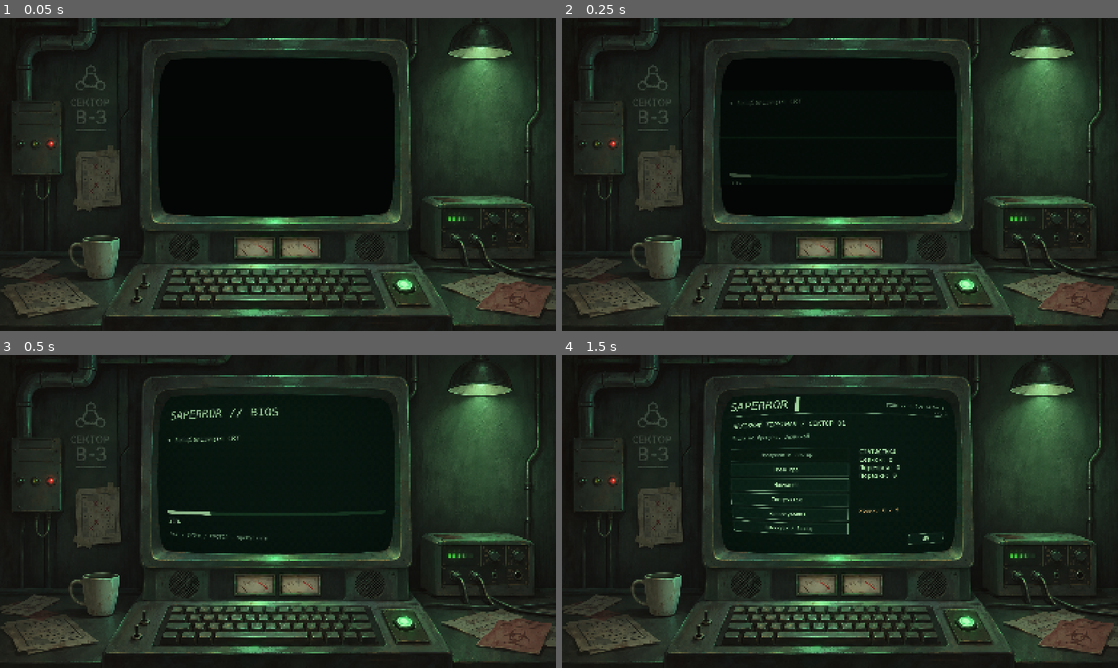
Above: before the commit, frames 1-4 (two rows, left to right).
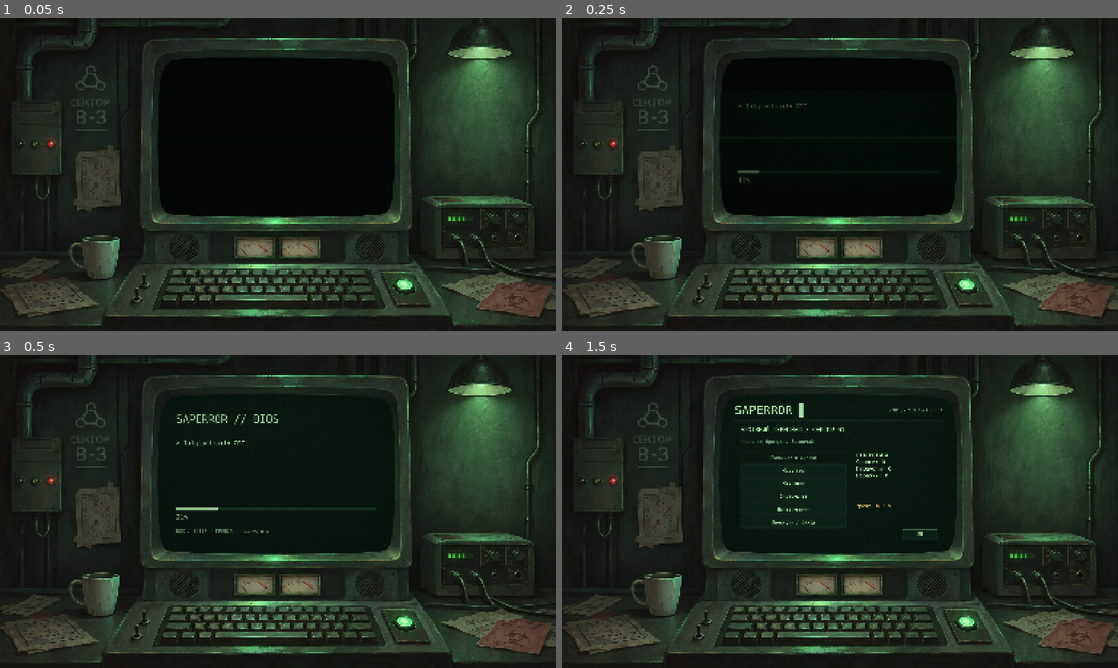
Above: after the commit, the same moments.

Repository: mazerfaker/SAPERROR
Game: Godot game, scene res://scenes/game/gameplay.tscn
Same seed, same stepped clock (60 frames per second), same inputs: the game is played once before the commit and once after it.
Inputs (mouse positions are in pixels of both pictures, inside the frame that each line leads up to):
- Up to frame 1 (0.05 s): no input
- Up to frame 2 (0.25 s): no input
- Up to frame 3 (0.5 s): no input
- Up to frame 4 (1.5 s): tap Enter at 0.5, 0.6 s; move the mouse to (962, 495) at 0.52 s; click (962, 495) at 0.67 s; tap Space at 0.77, 1.25 s; move the mouse to (728, 527) at 1.27 s; tap F at 1.35 s; click (728, 527) at 1.42 s

The runs differ from the first frame. In frame 2, 0.2% of the frame differs, in the area x 30-44%, y 26-54%; in frame 3, 1.3%; in frame 4, 1.9%, in the area x 30-70%, y 13-61%.

Commit message:
fix: make CRT strictly fixed-projection post-processing without UI distortion

Diff:
--- a/assets/shaders/crt.gdshader
+++ b/assets/shaders/crt.gdshader
@@ -1,7 +1,7 @@
 shader_type canvas_item;
 render_mode unshaded;
 uniform vec2 contour[21];
-uniform float curvature : hint_range(0.0, 0.18) = 0.096;
+uniform float glass = 1.0;
 uniform float strength : hint_range(0.0, 1.0) = 0.6;
 uniform float fault : hint_range(0.0, 1.0) = 0.0;
 uniform float motion = 1.0;
@@ -23,7 +23,7 @@
 	}
 	return inside ? smoothstep(0.0,0.0032,distance_to_edge) : 0.0;
 }
-// The primary sample is identical to Geometry.warp(). Never displace hit targets.
+// CRT is color-only post-processing. Primary texture coordinates are always UV.
 float bayer4(vec2 pixel) {
 	vec2 p = mod(floor(pixel),4.0);
 	vec2 low = mod(p,2.0);
@@ -42,10 +42,9 @@
 void fragment() {
 	vec2 p = UV*2.0-1.0;
 	float r2 = dot(p,p);
-	// Normalized barrel transform stays inside the source rectangle.
-	vec2 uv = (p*(1.0+curvature*r2)/(1.0+2.0*curvature)+1.0)*0.5;
-	vec2 q = clamp(uv,vec2(0.0),vec2(1.0));
-	vec3 base = texture(TEXTURE,q).rgb;
+	// Fixed raster projection: no curvature, zoom, resampling transform or displacement.
+	vec2 q = UV;
+	vec3 base = texture(TEXTURE,UV).rgb;
 	vec3 rgb = base;
 	vec2 pixel = UV*vec2(713.0,481.0);
 	float t = TIME*motion;
@@ -64,10 +63,10 @@
 		// Color-preserving bloom; red and amber warnings remain distinct.
 		vec3 glow = max(near_halo-base,vec3(0.0))*0.48 + max(far_halo-base,vec3(0.0))*0.26;
 		vec3 graded = base*1.08+glow;
-		float scan = 0.84+0.16*periodic_mask(pixel.y,3.0);
+		float scan = 0.88+0.12*periodic_mask(pixel.y,3.0);
 		float grille = 0.97+0.03*periodic_mask(pixel.x,3.0);
 		graded *= scan*grille;
-		float vignette = 1.0-0.30*smoothstep(0.12,1.8,r2);
+		float vignette = 1.0-glass*0.20*smoothstep(0.12,1.8,r2);
 		graded *= vignette;
 		// Coarse phosphor quantization / ordered dither, not animated white noise.
 		float dither = bayer4(pixel);
@@ -75,9 +74,10 @@
 		float grain = hash(floor(pixel)+floor(t*18.0))-0.5;
 		graded += grain*0.012;
 		// Soft glass reflection and black-level lift; no changes to approved art.
-		float reflection = exp(-pow((p.x+0.48)*0.85,2.0)-pow((p.y+0.72)*2.5,2.0));
-		graded += vec3(0.009,0.025,0.015)*reflection;
-		graded += vec3(0.004,0.013,0.008)*(1.0-0.45*clamp(r2,0.0,1.0));
+		vec2 reflection_pos = (p+vec2(0.48,0.72))*vec2(0.85,2.5);
+		float reflection = exp(-dot(reflection_pos,reflection_pos));
+		graded += glass*vec3(0.009,0.025,0.015)*reflection;
+		graded += glass*vec3(0.004,0.013,0.008)*(1.0-0.45*clamp(r2,0.0,1.0));
 		float tear = step(0.96,hash(vec2(floor(pixel.y/4.0),floor(t*8.0))))*fault*motion;
 		graded += vec3(0.07,0.025,0.012)*tear;
 		graded += vec3(0.07,0.008,0.004)*fault;
--- a/project.godot
+++ b/project.godot
@@ -1,7 +1,7 @@
 config_version=5
 [application]
 config/name="SAPERROR"
-config/version="0.3.0-alpha.1-crt.1"
+config/version="0.3.0-alpha.1-crt.2"
 run/main_scene="res://scenes/game/gameplay.tscn"
 config/features=PackedStringArray("4.7", "GL Compatibility")
 [display]
--- a/scripts/ui/crt_geometry.gd
+++ b/scripts/ui/crt_geometry.gd
@@ -6,9 +6,6 @@
 const GAME_GRID_AREA := Vector2(648, 608)
 const GAME_GRID_CENTER := Vector2(713, 484)
 const GAME_CELL_GAP := 4
-const MAX_CURVATURE: float = 0.16
-static func curvature_for(strength: float, enabled: bool) -> float:
-	return MAX_CURVATURE*clampf(strength,0.0,1.0) if enabled else 0.0
 const CONTOUR := [Vector2(514,125),Vector2(624,119),Vector2(1000,120),Vector2(1144,130),Vector2(1168,145),Vector2(1181, …(266 unchanged characters)…
 static func mask_points() -> PackedVector2Array:
 	var points := PackedVector2Array()
@@ -17,11 +14,8 @@
 static func fit(window: Vector2) -> Rect2:
 	var factor: float = minf(window.x / CANVAS.x, window.y / CANVAS.y)
 	return Rect2((window - CANVAS * factor) * 0.5, CANVAS * factor)
-static func warp(uv: Vector2, curvature: float) -> Vector2:
-	var p: Vector2 = uv * 2.0 - Vector2.ONE
-	return (p * (1.0 + curvature * p.dot(p)) / (1.0 + 2.0*curvature) + Vector2.ONE) * 0.5
-static func to_raster(local: Vector2, curvature: float) -> Vector2:
-	return warp(local / SCREEN.size, curvature) * Vector2(RASTER)
+static func to_raster(local: Vector2) -> Vector2:
+	return local / SCREEN.size * Vector2(RASTER)
 static func grid_metrics(area: Vector2, columns: int, rows: int, gap: float) -> Vector2:
 	if columns <= 0 or rows <= 0: return Vector2.ZERO
 	var side: float = floorf(maxf(0.0, minf((area.x-gap*(columns-1))/columns,(area.y-gap*(rows-1))/rows)))
--- a/scripts/ui/gameplay.gd
+++ b/scripts/ui/gameplay.gd
@@ -11,11 +11,10 @@
 var crt_material: ShaderMaterial
 var grade_material: ShaderMaterial
 var ui: TerminalUI
-var curvature: float = 0.096
 var effects: float = 0.6
 var reduced_motion: bool = false
 var flicker_enabled: bool = false
-var curve_enabled: bool = true
+var glass_enabled: bool = true
 var scene_effects: float = 0.0
 var pointer_captured: bool = false
 var fault: float = 0.0
@@ -78,21 +77,20 @@
 	ui.connect("fullscreen_requested", _toggle_fullscreen)
 	ui.connect("shutdown_requested", _shutdown)
 	ui.connect("outcome_triggered", _on_outcome)
-	_set_effects(ui.amount, ui.curve, ui.reduced, ui.flicker, ui.global_amount)
+	_set_effects(ui.amount, ui.glass, ui.reduced, ui.flicker, ui.global_amount)
 	if DisplayServer.get_name() == "headless" or reduced_motion or effects <= 0.0:
 		lifecycle.skip_boot()
 	else:
 		ui.begin_boot()
 	if DisplayServer.get_name() != "headless": display.grab_focus()
 	_apply_lifecycle()
-func _set_effects(amount: float, curve: bool, reduced: bool, flicker: bool, global_amount: float) -> void:
+func _set_effects(amount: float, glass: bool, reduced: bool, flicker: bool, global_amount: float) -> void:
 	effects = amount
-	curve_enabled = curve
+	glass_enabled = glass
 	reduced_motion = reduced
 	flicker_enabled = flicker
 	scene_effects = global_amount
-	curvature = Geometry.curvature_for(amount,curve)
-	crt_material.set_shader_parameter("curvature",curvature)
+	crt_material.set_shader_parameter("glass",1.0 if glass_enabled else 0.0)
 	crt_material.set_shader_parameter("strength",effects)
 	crt_material.set_shader_parameter("motion",0.0 if reduced_motion else 1.0)
 	crt_material.set_shader_parameter("flicker",1.0 if flicker_enabled and not reduced_motion else 0.0)
@@ -161,10 +159,10 @@
 			return
 		var previous: Vector2 = m.position
 		if m is InputEventMouseMotion: previous -= m.relative
-		m.position = Geometry.to_raster(m.position,curvature)
+		m.position = Geometry.to_raster(m.position)
 		m.global_position = m.position
 		if m is InputEventMouseMotion:
-			m.relative = m.position - Geometry.to_raster(previous,curvature)
+			m.relative = m.position - Geometry.to_raster(previous)
 		raster.push_input(m,true)
 		display.accept_event()
 	elif event is InputEventKey:
--- a/scripts/ui/terminal_ui.gd
+++ b/scripts/ui/terminal_ui.gd
@@ -6,7 +6,7 @@
 const Profiles = preload("res://scripts/board/profiles.gd")
 const Store = preload("res://scripts/save/session_store.gd")
 const Tutorial = preload("res://scripts/ui/tutorial.gd")
-signal effects_changed(amount: float, curve: bool, reduced: bool, flicker: bool, global_amount: float)
+signal effects_changed(amount: float, glass: bool, reduced: bool, flicker: bool, global_amount: float)
 signal fault_triggered
 signal fullscreen_requested
 signal shutdown_requested
@@ -50,7 +50,7 @@
 var is_uk: bool = true
 var screen: String = "menu"
 var amount: float = 0.6
-var curve: bool = true
+var glass: bool = true
 var reduced: bool = false
 var flicker: bool = false
 var global_amount: float = 0.0
@@ -140,7 +140,7 @@
 	add_child(page)
 	buttons.clear()
 	_label("SAPERROR ▌",Rect2(88,52,800,92),page,72)
-	var version := _label("MINE // 0.3.0-alpha.1-crt.1",Rect2(946,82,390,48),page,27,DIM)
+	var version := _label("MINE // 0.3.0-a1-crt.2",Rect2(850,82,486,48),page,24,DIM)
 	version.horizontal_alignment = HORIZONTAL_ALIGNMENT_RIGHT
 	var line := ColorRect.new()
 	line.color = DIM
@@ -199,7 +199,7 @@
 	if DisplayServer.get_name() != "headless": cfg = Store.load_config()
 	is_uk = bool(cfg.get_value("settings","uk",true))
 	amount = clampf(float(cfg.get_value("settings","crt",0.6)),0.0,1.0)
-	curve = bool(cfg.get_value("settings","curve",true))
+	glass = bool(cfg.get_value("settings","glass",true))
 	reduced = bool(cfg.get_value("settings","reduced",false))
 	flicker = bool(cfg.get_value("settings","flicker",false))
 	global_amount = clampf(float(cfg.get_value("settings","grade",0.0)),0.0,1.0)
@@ -225,7 +225,8 @@
 	if DisplayServer.get_name() == "headless": return
 	cfg.set_value("settings","uk",is_uk)
 	cfg.set_value("settings","crt",amount)
-	cfg.set_value("settings","curve",curve)
+	cfg.set_value("settings","glass",glass)
+	if cfg.has_section_key("settings","curve"): cfg.erase_section_key("settings","curve")
 	cfg.set_value("settings","reduced",reduced)
 	cfg.set_value("settings","flicker",flicker)
 	cfg.set_value("settings","grade",global_amount)
@@ -310,7 +311,7 @@
 		amount = v
 		crt_readout.text = tr("VIS_CRT")+": "+str(roundi(v*100))+"%"
 		_apply())
-	_button(tr("VIS_CURVE")+": "+_on_off(curve),Rect2(124,471,1040,62),page,func(): curve = not curve; _apply(); _show("settings"))
+	_button(tr("VIS_GLASS")+": "+_on_off(glass),Rect2(124,471,1040,62),page,func(): glass = not glass; _apply(); _show("settings"))
 	_button(tr("VIS_MOTION")+": "+_on_off(reduced),Rect2(124,553,1040,62),page,func(): reduced = not reduced; _apply(); _show("settings"))
 	_button(tr("VIS_FLICKER")+": "+_on_off(flicker),Rect2(124,635,1040,62),page,func(): flicker = not flicker; _apply(); _show("settings"))
 	_button(tr("VIS_GRADE")+": "+_on_off(global_amount>0.0),Rect2(124,717,1040,62),page,func(): global_amount = 0.25 if global_amount == 0.0 else 0.0; _apply(); _show("settings"))
@@ -339,7 +340,7 @@
 func _on_off(value: bool) -> String:
 	return tr("VIS_ON" if value else "VIS_OFF")
 func _apply() -> void:
-	effects_changed.emit(amount,curve,reduced,flicker,global_amount)
+	effects_changed.emit(amount,glass,reduced,flicker,global_amount)
 	_save_session()
 func _game() -> void:
 	var left := _panel(Rect2(80,180,284,608))
--- a/tests/visual_test.gd
+++ b/tests/visual_test.gd
@@ -21,32 +21,36 @@
 		var rect: Rect2 = Geometry.fit(window)
 		check(absf(rect.size.aspect()-Geometry.CANVAS.aspect())<0.00001,"aspect ratio")
 		check(rect.position.x >= -0.001 and rect.position.y >= -0.001,"letterbox bounds")
-		for curve in [0.0,0.024,0.096,0.16]:
-			for local in [Vector2(100,100),Geometry.SCREEN.size*0.5,Vector2(600,380)]:
-				var physical: Vector2 = rect.position+(Geometry.SCREEN.position+local)*rect.size/Geometry.CANVAS
-				var recovered: Vector2 = (physical-rect.position)*Geometry.CANVAS/rect.size-Geometry.SCREEN.position
-				check(Geometry.to_raster(recovered,curve).distance_to(Geometry.to_raster(local,curve))<0.01,"window to CRT hit mapping")
-	check(Geometry.curvature_for(0.0,true)==0.0,"CRT off identity")
-	check(Geometry.curvature_for(1.0,false)==0.0,"curvature disabled")
-	check(Geometry.curvature_for(0.9,true)>Geometry.curvature_for(0.15,true),"intensity scales curvature")
-	for amount in [0.0,0.15,0.6,0.9,1.0]:
-		var c: float = Geometry.curvature_for(amount,true)
-		check(Geometry.warp(Vector2(0.5,0.5),c).is_equal_approx(Vector2(0.5,0.5)),"center invariant")
-		for y in range(11):
-			for x in range(11):
-				var uv := Vector2(x,y)/10.0
-				var warped: Vector2 = Geometry.warp(uv,c)
-				check(warped.x>=-0.00001 and warped.x<=1.00001 and warped.y>=-0.00001 and warped.y<=1.00001,"warp no black border")
+		for local in [Vector2(100,100),Geometry.SCREEN.size*0.5,Vector2(600,380)]:
+			var physical: Vector2 = rect.position+(Geometry.SCREEN.position+local)*rect.size/Geometry.CANVAS
+			var recovered: Vector2 = (physical-rect.position)*Geometry.CANVAS/rect.size-Geometry.SCREEN.position
+			check(Geometry.to_raster(recovered).distance_to(Geometry.to_raster(local))<0.01,"window to fixed CRT hit mapping")
+	for y in range(11):
+		for x in range(11):
+			var uv := Vector2(x,y)/10.0
+			check(Geometry.to_raster(uv*Geometry.SCREEN.size).distance_to(uv*Vector2(Geometry.RASTER))<0.01,"identity raster mapping")
+	var shader: Shader = load("res://assets/shaders/crt.gdshader") as Shader
+	check(shader != null,"CRT shader resource")
+	if shader != null:
+		check(shader.code.contains("texture(TEXTURE,UV)"),"primary sample fixed UV")
+		check(not shader.code.contains("uniform float curvature"),"no geometric distortion parameter")
 	var scene: PackedScene = load("res://scenes/game/gameplay.tscn") as PackedScene
 	check(scene!=null,"CRT scene loads")
 	if scene != null:
 		var game = scene.instantiate()
 		root.add_child(game)
+		game.ui._show("settings")
+		var original_position: Vector2 = game.display.position
+		var original_size: Vector2 = game.display.size
+		var original_page: Vector2 = game.ui.page.size
+		var hit: Vector2 = Geometry.to_raster(Vector2(100,100))
 		for strength in [0.0,0.15,0.6,0.9,1.0]:
-			game._set_effects(strength,true,false,false,0.0)
-			check(is_equal_approx(game.curvature,Geometry.curvature_for(strength,true)),"CPU curvature intensity")
-			check(is_equal_approx(float(game.crt_material.get_shader_parameter("curvature")),game.curvature),"shader/input agreement")
-			check(is_equal_approx(float(game.crt_material.get_shader_parameter("strength")),strength),"shader strength")
+			for glass in [false,true]:
+				game._set_effects(strength,glass,false,false,0.0)
+				check(is_equal_approx(float(game.crt_material.get_shader_parameter("strength")),strength),"shader strength")
+				check(is_equal_approx(float(game.crt_material.get_shader_parameter("glass")),1.0 if glass else 0.0),"glass post effect")
+				check(game.display.position==original_position and game.display.size==original_size and game.ui.page.size==original_page,"CRT cannot move or resize UI")
+				check(Geometry.to_raster(Vector2(100,100))==hit,"same hit target at every strength")
 		game.queue_free()
 	for n in [6,8,10,14,18]:
 		var area := Geometry.GAME_GRID_AREA
Not shown, changed: localization/visual.en.po
Not shown, changed: localization/visual.uk.po
Not shown, changed: CHANGELOG.md
Not shown, changed: docs/CRT_REFINEMENT.md
